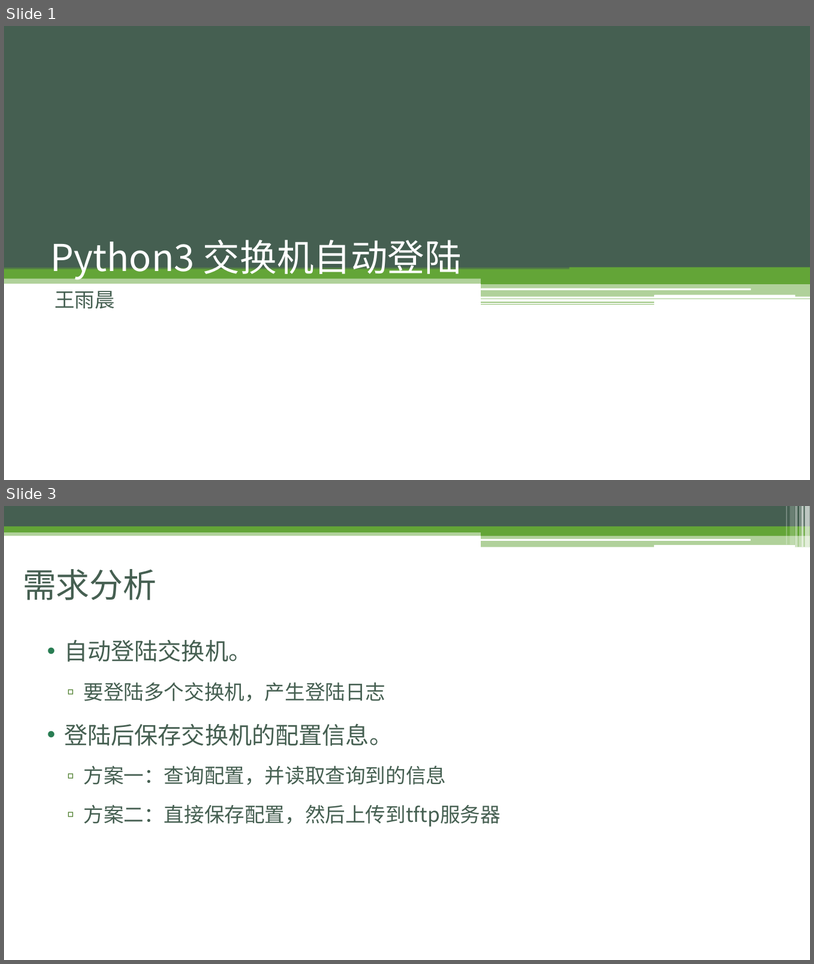
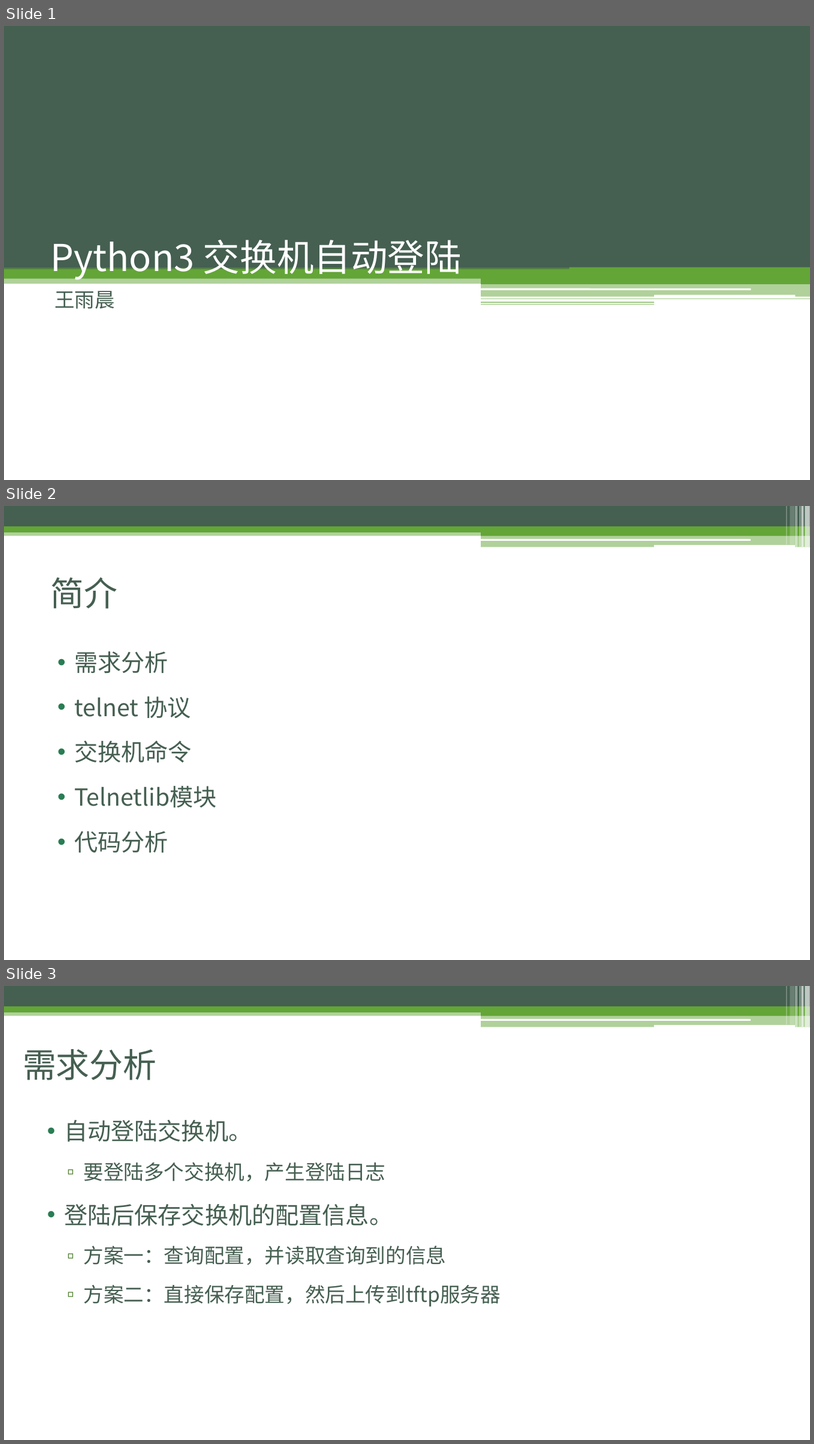
Before and after one commit to ladesiji/git, a slide deck: Python3.pptx. Shown one above the other, each under a label of ours: slides 1 and 3 before the commit, slides 1, 2 and 3 after it; the slides between them are not shown. The pictures are 814x964 and 814x1444 pixels, drawn with LibreOffice and Linux fonts; fonts in the diff are those of the drawing. Boxes give left, top, right and bottom in pixels: in the first picture for what was removed or moved away, otherwise in the second. Text is boxed around its words. In the diff, an @@ line names an element or a change of style, - is before the commit and + after.

```diff
--- a/Python3.pptx
+++ b/Python3.pptx
@@ slide 2 added at [4, 506, 810, 960], background #FFFFFF; not listed: 13 template elements that a slide beside it also shows @@
@@ title added at [50, 577, 117, 609], 40 pt, text #455F51 @@
+简介
@@ text added at [74, 651, 217, 852], 28 pt, text #455F51 @@
+• 需求分析
+• telnet 协议
+• 交换机命令
+• Telnetlib模块
+• 代码分析
```
Also in this commit, not shown: 1 slide changed, 5 other slides added, 2 slides removed.
